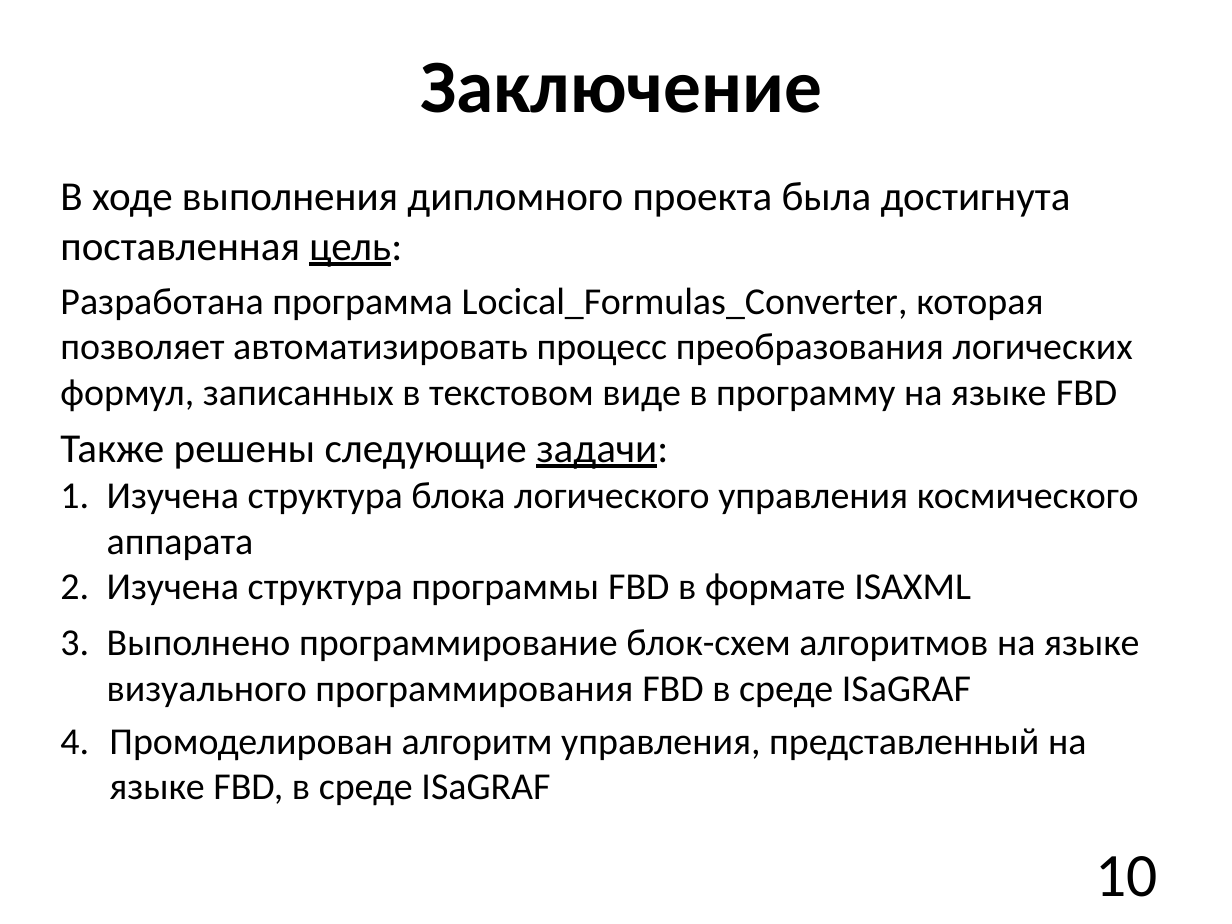
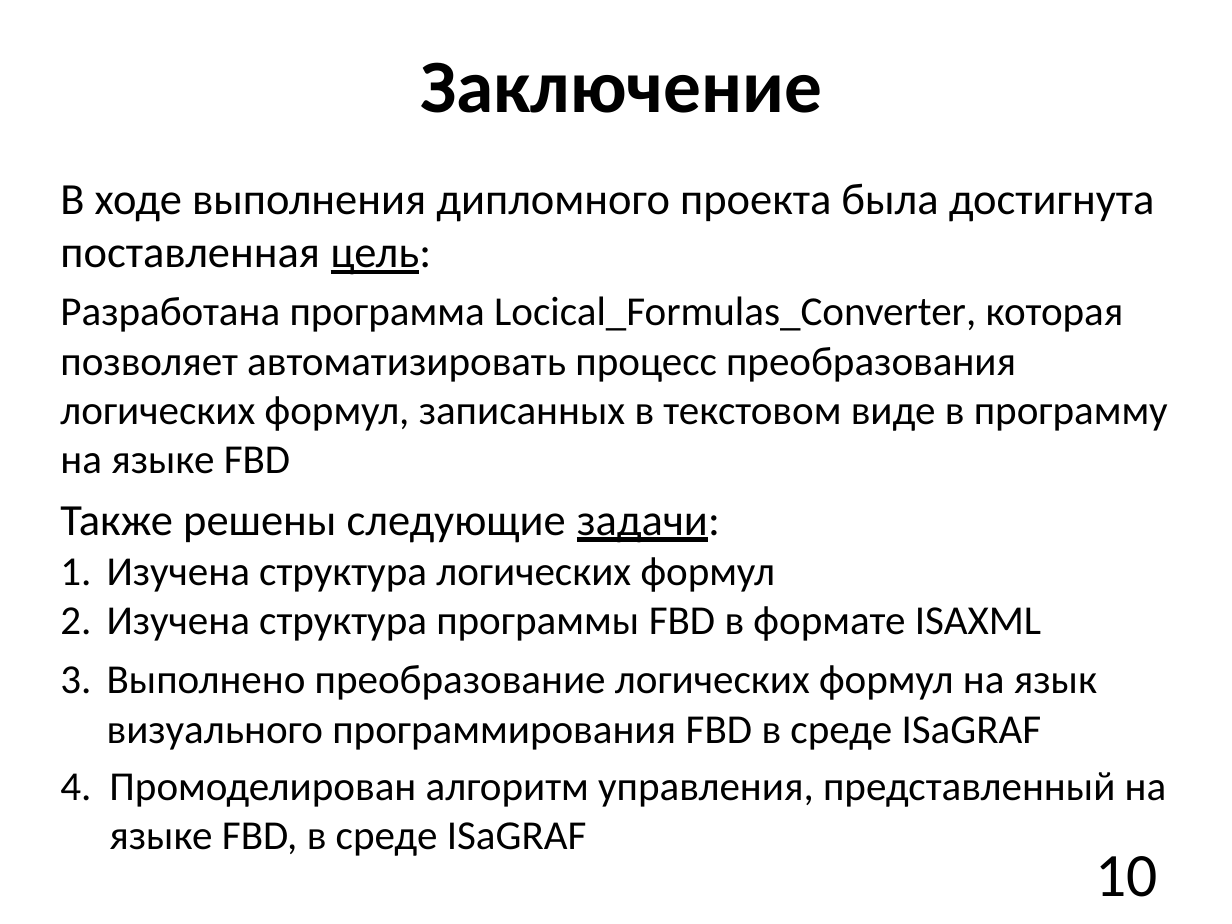
Before and after one commit to YMikulich/Diploma, a slide deck: slide 10 of Презентация.pptx. Drawn at 1232x924 pixels with LibreOffice and Linux fonts; fonts in the diff are those of the drawing. Boxes give left, top, right and bottom in pixels: in the first picture for what was removed or moved away, otherwise in the second. Text is boxed around its words. In the diff, an @@ line names an element or a change of style, - is before the commit and + after.

```diff
--- a/Презентация.pptx
+++ b/Презентация.pptx
@@ text at [60, 183, 1168, 856]: size 24.1 to 26 pt in "В ходе выполнения дипломного проекта была достигнута ...", "Также решены следующие задачи:"; size 22.2 to 24 pt in "Разработана программа Locical_Formulas_Converter, которая по ...", "2. Изучена структура программы FBD в формате ...", "Промоделирован алгоритм управления, представленный на языке  ..." @@
@@ text at [60, 557, 776, 592]: text changed; size 22.2 to 24 pt @@
-1. Изучена структура блока логического управления космического аппарата
+1. Изучена структура логических формул
@@ text at [60, 665, 1097, 750]: text changed; size 22.2 to 24 pt @@
-3. Выполнено программирование блок-схем алгоритмов на языке визуального программирования FBD в среде ISaGRAF
+3. Выполнено преобразование логических формул на язык визуального программирования FBD в среде ISaGRAF
```
Also in this commit, not shown: 1 other slide changed.
